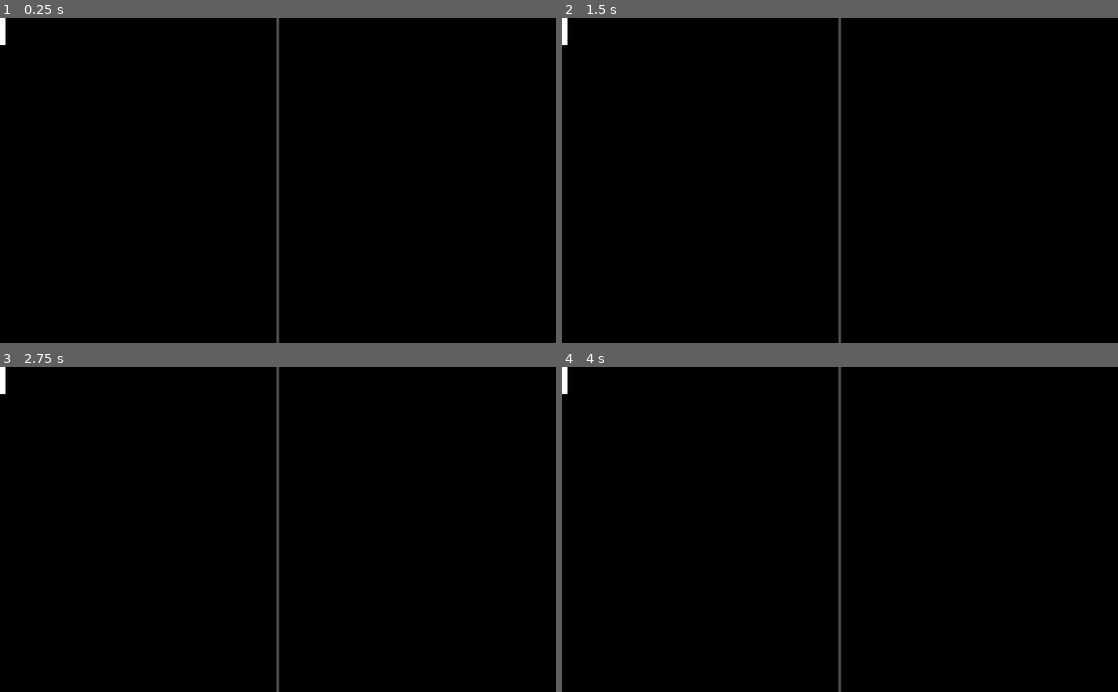
Above: before the commit, frames 1-4 (two rows, left to right).
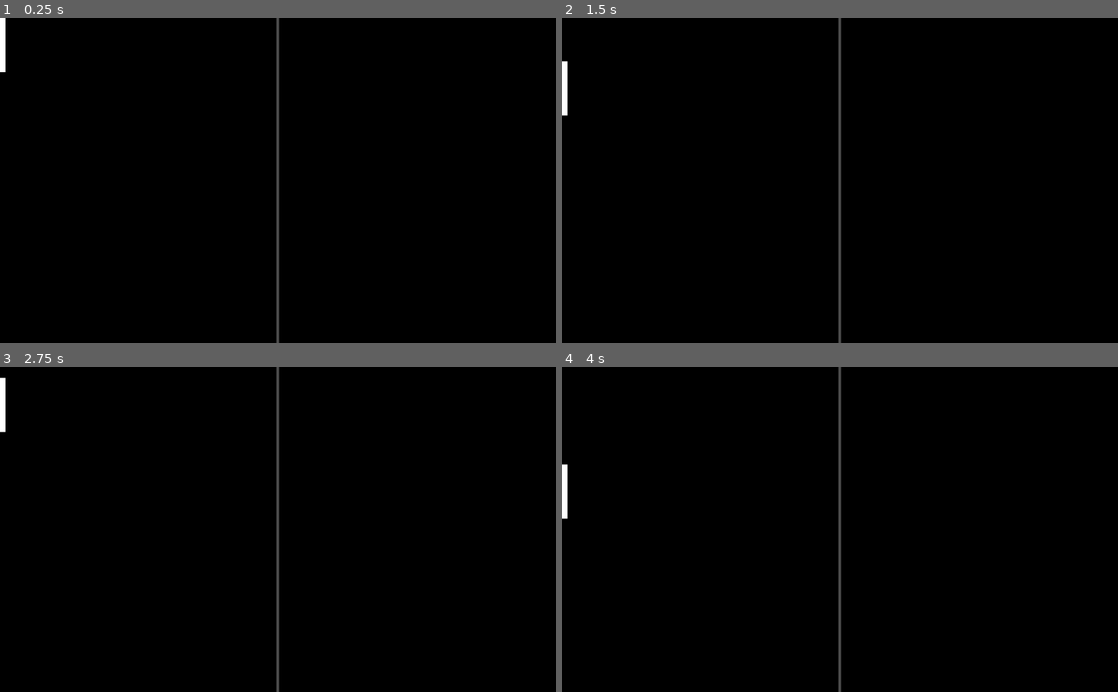
Above: after the commit, the same moments.

Repository: FloDt-hash/pong
Game: Godot game, scene res://main.tscn
Same seed, same stepped clock (60 frames per second), same inputs: the game is played once before the commit and once after it.
Inputs:
- Up to frame 1 (0.25 s): no input
- Up to frame 2 (1.5 s): tap Enter at 0.5 s; hold W (player1_up) 0.53-1.28 s; tap Space at 1.25 s; hold S (player1_down) from 1.28 s (still down)
- Up to frame 3 (2.75 s): release S (player1_down) at 2.03 s; hold W (player1_up) from 2.03 s (still down)
- Up to frame 4 (4 s): tap Enter at 3.5 s; release W (player1_up) at 3.53 s; hold S (player1_down) from 3.53 s (still down)

The runs differ from the first frame. In frame 1, less than 0.1% of the frame differs, in the area x 0-1%, y 8-17%; in frame 2, 0.3%, in the area x 0-1%, y 0-31%; in frame 3, 0.2%; in frame 4, 0.3%.

Commit message:
paddle: create and attach script control

Diff:
--- a/main.tscn
+++ b/main.tscn
@@ -1,4 +1,6 @@
 [gd_scene format=3 uid="uid://b821myv7hqira"]
+
+[ext_resource type="Script" uid="uid://enax4mp7akgn" path="res://paddle.gd" id="1_ig7tw"]
 
 [sub_resource type="RectangleShape2D" id="RectangleShape2D_7dm0k"]
 size = Vector2(20, 100)
@@ -21,6 +23,7 @@
 default_color = Color(1, 1, 1, 0.3019608)
 
 [node name="Paddle" type="CharacterBody2D" parent="." unique_id=990869484]
+script = ExtResource("1_ig7tw")
 
 [node name="ColorRect" type="ColorRect" parent="Paddle" unique_id=830019276]
 offset_left = -10.0
--- /dev/null
+++ b/paddle.gd
@@ -0,0 +1,38 @@
+extends CharacterBody2D
+
+@export var speed: float = 400.0
+@export var is_ia: bool = false
+
+var ball: CharacterBody2D = null
+
+func _physics_process(delta: float):
+	if is_ia:
+		_move_ia(delta)
+	else:
+		_move_player(delta)
+
+	position.y = clamp(position.y, 50, 550)
+
+func _move_player(delta):
+	var direction = 0
+
+	if Input.is_action_pressed("player1_up"):
+		direction = -1
+	elif Input.is_action_pressed("player1_down"):
+		direction = 1
+
+	velocity.y = direction * speed
+	move_and_slide()
+
+func _move_ia(delta):
+	if ball == null:
+		return
+
+	var gap = ball.position.y - position.y
+
+	if abs(gap) < 10:
+		velocity.y = 0
+	else:
+		velocity.y = sign(gap) * speed * 0.7
+
+	move_and_slide()
Not shown, added: paddle.gd.uid
